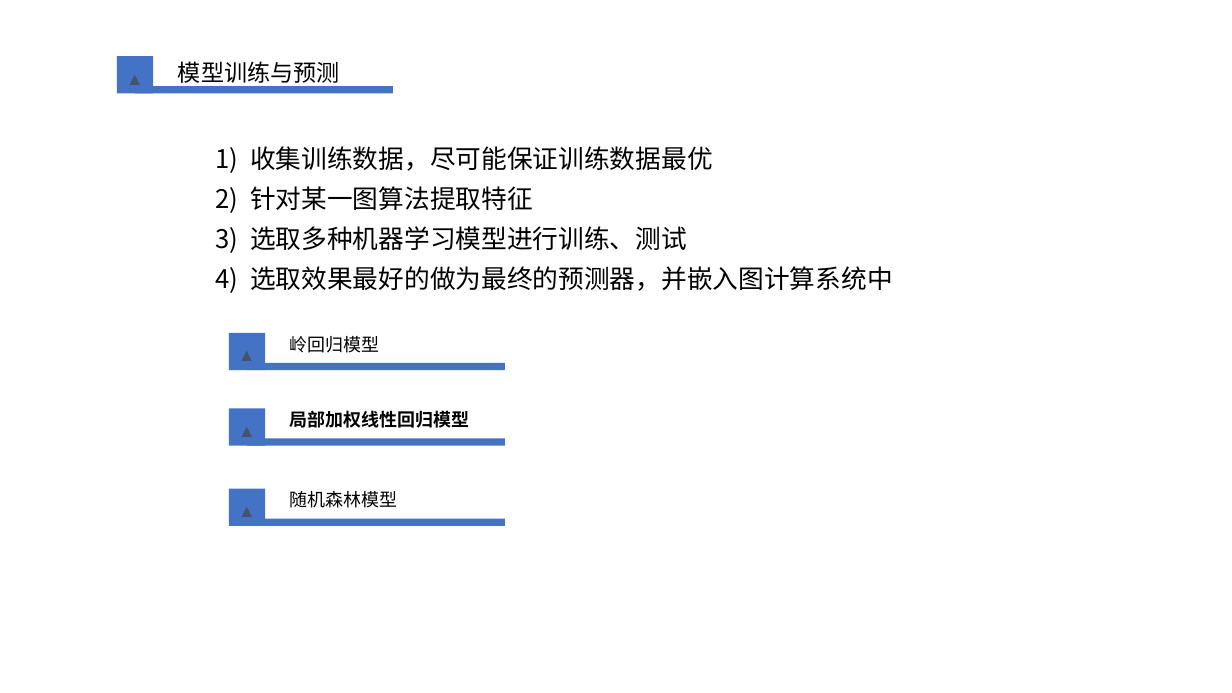
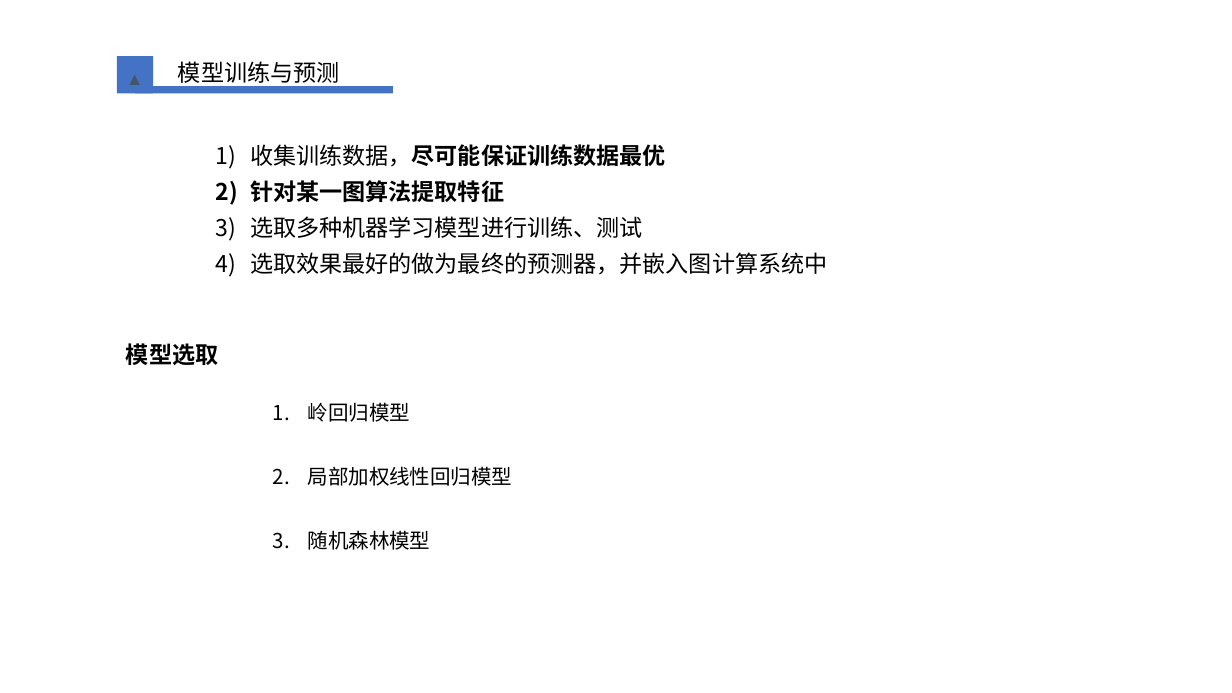
Before and after one commit to lidongze0629/Miscellaneous, a slide deck: slide 9 of graduation_paper/开题答辩.pptx. Drawn at 1232x693 pixels with LibreOffice and Linux fonts; fonts in the diff are those of the drawing; background and template pictures are left out. Boxes give left, top, right and bottom in pixels: in the first picture for what was removed or moved away, otherwise in the second. Text is boxed around its words. In the diff, an @@ line names an element or a change of style, - is before the commit and + after.

```diff
--- a/graduation_paper/开题答辩.pptx
+++ b/graduation_paper/开题答辩.pptx
@@ text "收集训练数据，尽可能保证训练数据最优" at box(250, 144, 827, 275): size 20 to 18 pt; bold on in "收集训练数据，尽可能保证训练数据最优", "针对某一图算法提取特征" @@
@@ text added at box(126, 343, 218, 365), 18 pt, text #000000, bold @@
+模型选取
@@ rectangle removed at box(229, 333, 265, 370) @@
-▲
@@ corner removed at box(247, 356, 505, 371) @@
@@ text "岭回归模型": place and size @@
-text "岭回归模型" at box(290, 336, 380, 353)
+text "岭回归模型" at box(308, 402, 513, 550)
@@ rectangle removed at box(229, 409, 265, 445) @@
-▲
@@ text removed at box(290, 410, 470, 428) @@
-局部加权线性回归模型
@@ text at box(308, 402, 410, 422): size 14 to 16 pt in "岭回归模型"; bullet none to 1. @@
@@ corner removed at box(247, 432, 505, 446) @@
@@ text at box(308, 466, 513, 550): paragraphs added @@
+2. 局部加权线性回归模型
+3. 随机森林模型
@@ rectangle removed at box(229, 489, 265, 526) @@
-▲
@@ text removed at box(290, 491, 398, 508) @@
-随机森林模型
@@ corner removed at box(247, 512, 505, 527) @@
```
Also in this commit, not shown: 6 other slides changed, 2 slides added, 1 slide removed.
